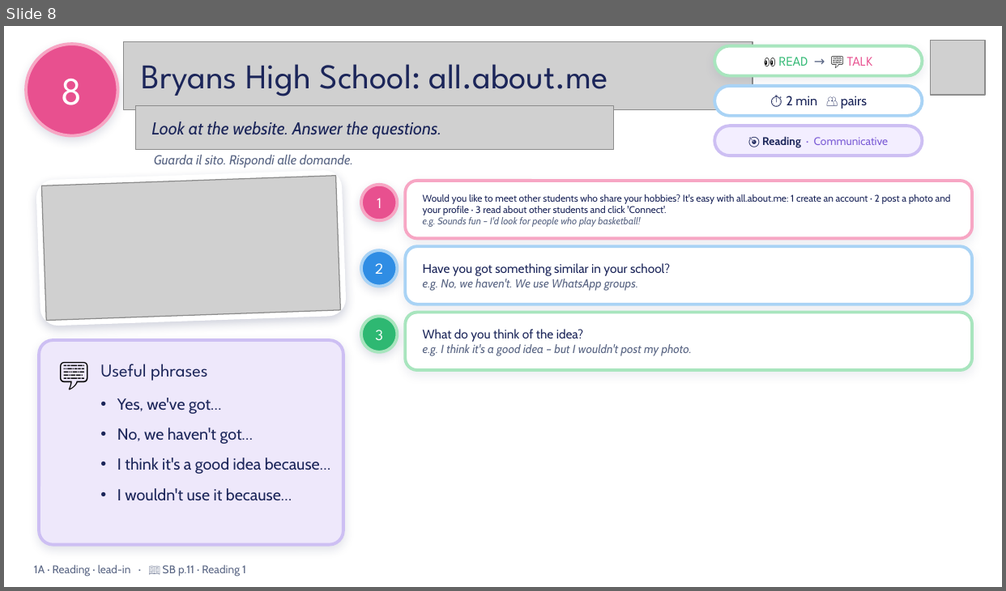
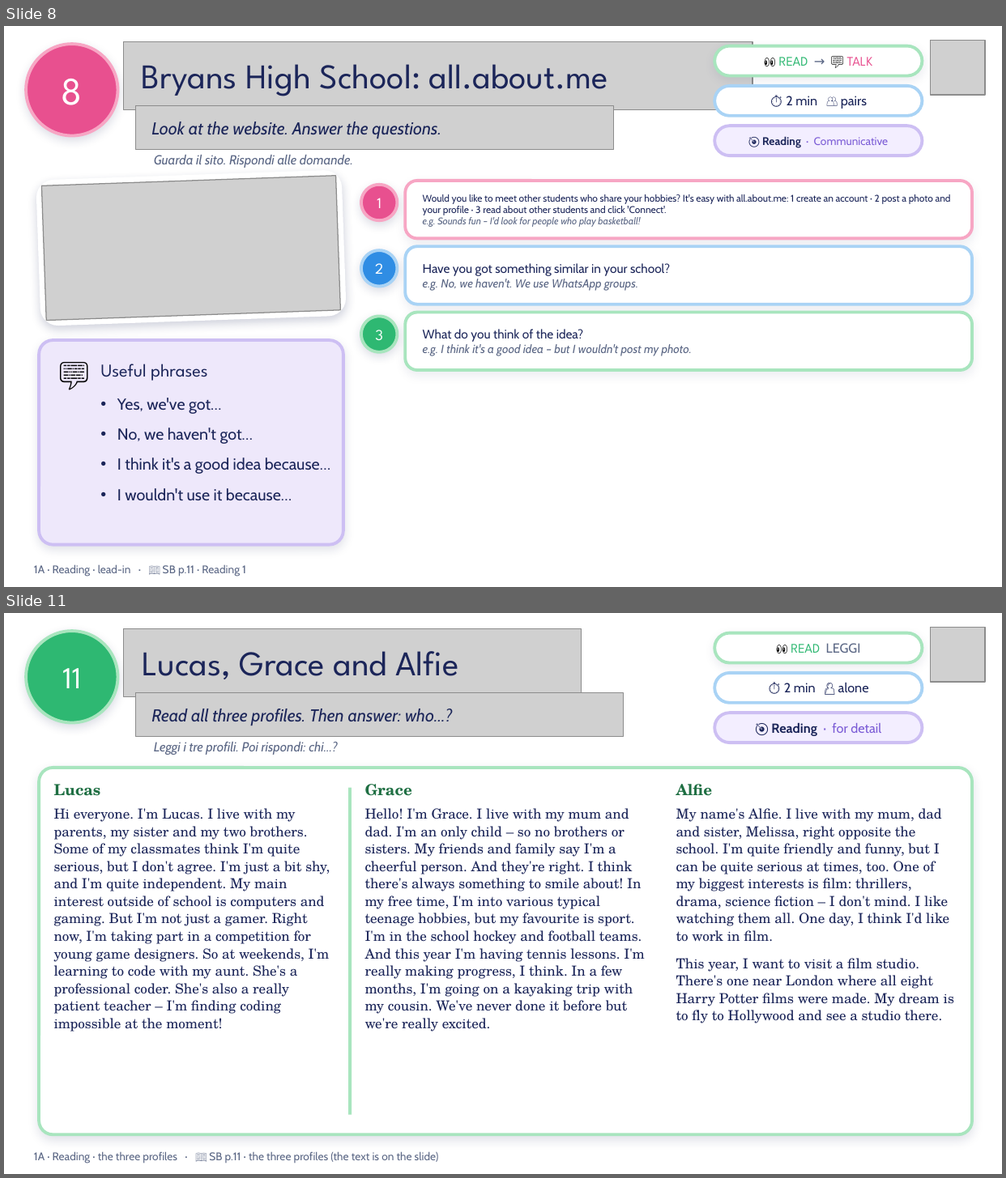
Before and after one commit to londonlanguageschool/Bagheria-, a slide deck: materials/PREP/PREP_1A_All_about_me.pptx. Shown one above the other, each under a label of ours: slide 8 before the commit, slides 8 and 11 after it; the slides between them are not shown. The pictures are 1006x591 and 1006x1178 pixels, drawn with LibreOffice and Linux fonts; fonts in the diff are those of the drawing; grey boxes stand for pictures; background and template pictures are left out. Boxes give left, top, right and bottom in pixels: in the first picture for what was removed or moved away, otherwise in the second. Text is boxed around its words. In the diff, an @@ line names an element or a change of style, - is before the commit and + after.

```diff
--- a/materials/PREP/PREP_1A_All_about_me.pptx
+++ b/materials/PREP/PREP_1A_All_about_me.pptx
@@ slide 11 added at [4, 613, 1002, 1174], background picture (left out) @@
@@ ellipse added at [26, 631, 117, 723], fill #2EB872, outline #A8E5BE 2.25 pt, 22 pt, text #FFFFFF @@
+11
@@ picture added at [124, 629, 581, 696] @@
@@ rounded rectangle added at [714, 633, 922, 663], fill #FFFFFF, outline #A8E5BE 2.25 pt, 9.5 pt, text #5B6785 @@
+👀 READ LEGGI
@@ picture added at [930, 627, 985, 682] @@
@@ text added at [142, 651, 459, 679], 25 pt, text #1B2559 @@
+Lucas, Grace and Alfie
@@ rounded rectangle added at [714, 673, 922, 703], fill #FFFFFF, outline #A9D3F5 2.25 pt, 9.5 pt, text #1B2559 @@
+⏱ 2 min 👤 alone
@@ picture added at [136, 693, 623, 737] @@
@@ text added at [151, 709, 452, 726], 12.5 pt, text #1B2559, italic @@
+Read all three profiles. Then answer: who…?
@@ rounded rectangle added at [714, 713, 922, 743], fill #F3EEFF, outline #CDBFF3 2.25 pt, 9.5 pt, text #7B5CD6 @@
+🎯 Reading · for detail
@@ text added at [154, 742, 338, 755], 9.5 pt, text #5B6785, italic @@
+Leggi i tre profili. Poi rispondi: chi…?
@@ rounded rectangle added at [39, 768, 972, 1135], fill #FFFFFF, outline #A8E5BE 2.25 pt @@
@@ text added at [54, 784, 330, 1032], 10 pt, text #1B2559 @@
+Lucas
+Hi everyone. I'm Lucas. I live with my parents, my sister and my two brothers. Some of my classmates think I'm quite serious, but I don't agree. I'm just a bit shy, and I'm quite independent. My main interest outside of school is computers and gaming. But I'm not just a gamer. Right now, I'm taking part in a competition for young game designers. So at weekends, I'm learning to code with my aunt. She's a professional coder. She's also a really patient teacher – I'm finding coding impossible at the moment!
@@ line added from (351, 788) to (351, 1115), #A8E5BE 2.25 pt @@
@@ text added at [365, 784, 645, 1032], 10 pt, text #1B2559 @@
+Grace
+Hello! I'm Grace. I live with my mum and dad. I'm an only child – so no brothers or sisters. My friends and family say I'm a cheerful person. And they're right. I think there's always something to smile about! In my free time, I'm into various typical teenage hobbies, but my favourite is sport. I'm in the school hockey and football teams. And this year I'm having tennis lessons. I'm really making progress, I think. In a few months, I'm going on a kayaking trip with my cousin. We've never done it before but we're really excited.
@@ text added at [676, 784, 954, 1024], 10 pt, text #1B2559 @@
+Alfie
+My name's Alfie. I live with my mum, dad and sister, Melissa, right opposite the school. I'm quite friendly and funny, but I can be quite serious at times, too. One of my biggest interests is film: thrillers, drama, science fiction – I don't mind. I like watching them all. One day, I think I'd like to work in film.
+This year, I want to visit a film studio. There's one near London where all eight Harry Potter films were made. My dream is to fly to Hollywood and see a studio there.
@@ text added at [34, 1152, 439, 1164], 8 pt, text #5B6785 @@
+1A · Reading · the three profiles · 📖 SB p.11 · the three profiles (the text is on the slide)
```
Also in this commit, not shown: 9 slides changed, 15 other files.
